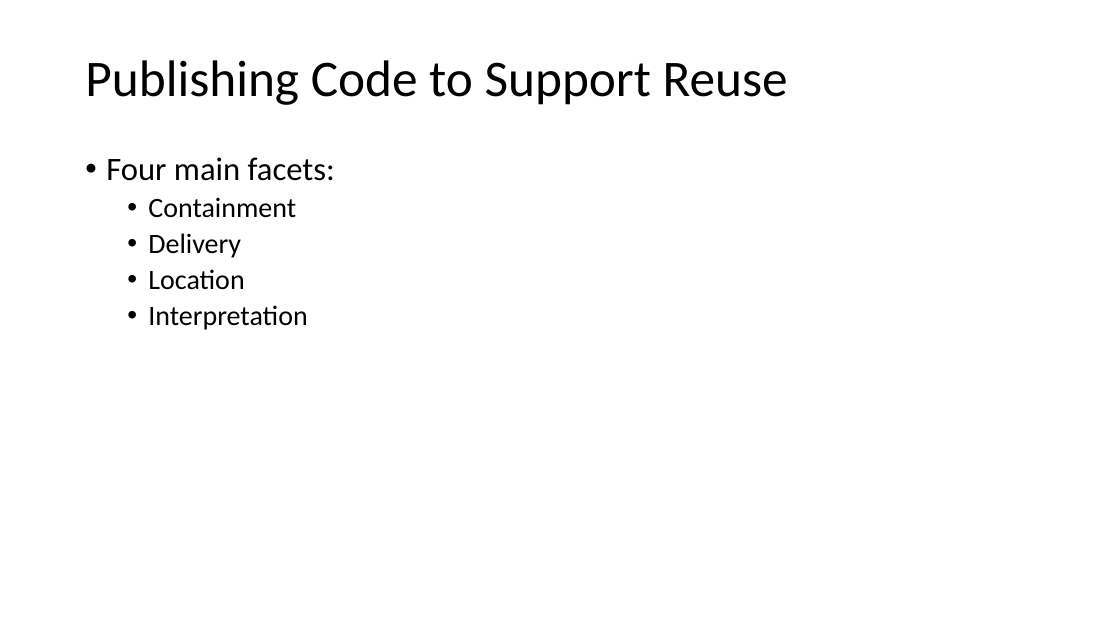
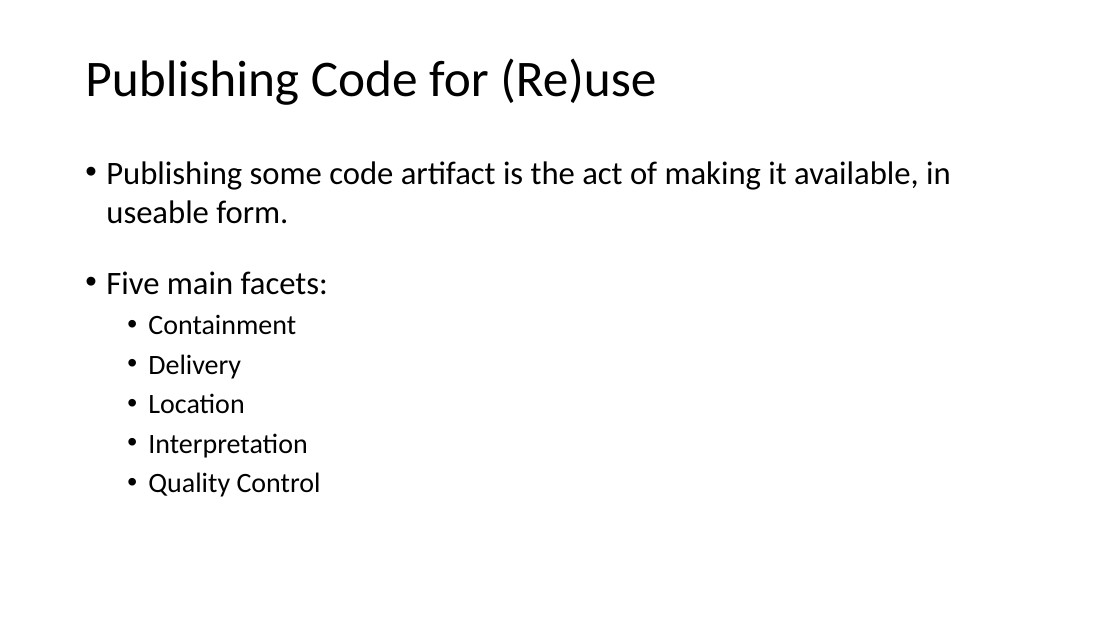
Before and after one commit to JimFawcett/JimFawcett.github.io, a slide deck: slide 9 of Resources/PublishingSourceCode.pptx (slide 2 before the commit). Drawn at 1120x630 pixels with LibreOffice and Linux fonts; fonts in the diff are those of the drawing. Boxes give left, top, right and bottom in pixels: in the first picture for what was removed or moved away, otherwise in the second. Text is boxed around its words. In the diff, an @@ line names an element or a change of style, - is before the commit and + after.

```diff
--- a/Resources/PublishingSourceCode.pptx
+++ b/Resources/PublishingSourceCode.pptx
@@ title at (85,58,656,105): text changed @@
-Publishing Code to Support Reuse
+Publishing Code for (Re)use
@@ text at (106,161,951,295): text changed @@
-• Four main facets:
+• Publishing some code artifact is the act of making it available, in useable form.
+• Five main facets:
@@ text at (148,315,307,458): line spacing 0.9 to 1 @@
@@ text at (148,472,321,497): paragraph added @@
+  • Quality Control
```
Also in this commit, not shown: 2 other slides changed, 8 slides added.
